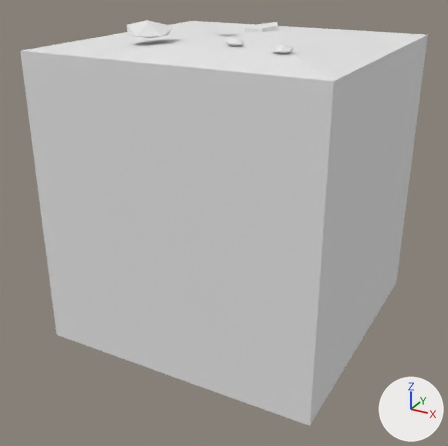
A saved change to the FBX model Assets/Tiles/Blend/Blend Rock Snow 0.fbx.
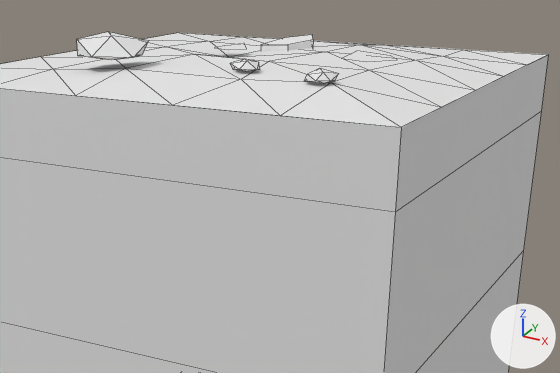
Each version appears first whole from a 50 mm lens placed at (1.96, -3.81, 1.61), pointed at (-0.04, -0.18, -0.21), and next in a close-up on the part from 17% to 97% of the width and 0% to 53% of the height. Lighting does not change. The marker at lower right points along +X, +Y and +Z. The last two pictures show the newer version. The close-ups show mesh edges as thin lines. Where no turn or scale is listed for an object, it has been applied to the vertices. Vertices at exactly the same position are counted once.

In view in the first close-up: 'Blend Rock Snow 0'.
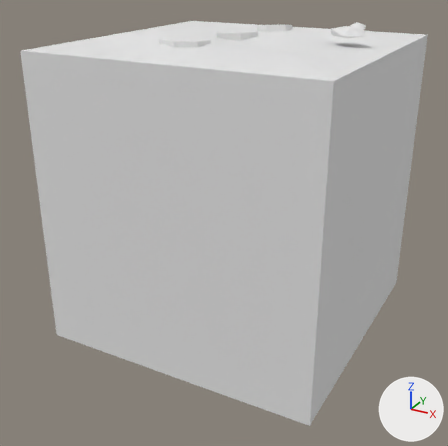
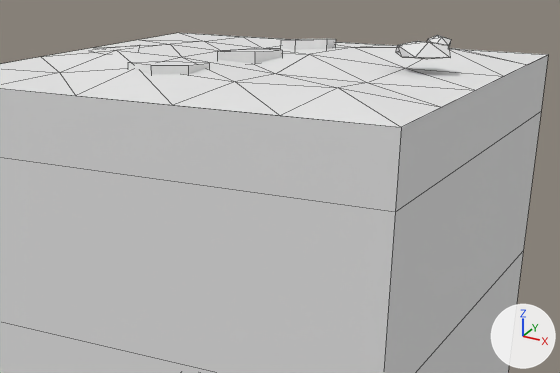
What differs and where, as boxes (x1, y1, x2, y2) in the close-ups (560 x 373 px; the box of a moved part takes in the faces that stretch with it):
'Blend Rock Snow 0', reshaped: before (0, 32, 548, 373); after (0, 33, 548, 373)
part 1 of me_blend_rock_snow_0, moved or reshaped: before (343, 51, 389, 61); after (90, 45, 140, 54)
part 2 of me_blend_rock_snow_0, moved or reshaped: before (304, 68, 338, 84); after (427, 35, 451, 46)
part 3 of me_blend_rock_snow_0, rebuilt (8% wider, 29% shorter): before (261, 35, 313, 51); after (280, 39, 336, 50)
part 4 of me_blend_rock_snow_0, deleted: before (231, 59, 260, 72)
part 5 of me_blend_rock_snow_0, deleted: before (77, 32, 148, 60)
part 6 of me_blend_rock_snow_0, cut back: (0, 33, 528, 116) in both

Diff of the bpy script that builds the scene:
```diff
--- a/Assets/Tiles/Blend/Blend Rock Snow 0.fbx.py
+++ b/Assets/Tiles/Blend/Blend Rock Snow 0.fbx.py
@@ me_blend_rock_snow_0 @@
 # used by ob_blend_rock_snow_0; location = (0.0, 0.0, 0.0)
-me_blend_rock_snow_0.from_pydata(...)  # 104 vertices, 131 faces; spans x -1.0..1.0, y -1.0..1.0, z -1.0..1.21
+me_blend_rock_snow_0.from_pydata(...)  # 107 vertices, 122 faces; spans x -1.0..1.0, y -1.0..1.0, z -1.0..1.18
+# me_blend_rock_snow_0 part 1: the loose piece of 5 vertices spanning x 0.35..0.57, y 0.03..0.26, z 1.09..1.11 is turned -73.9 degrees about the z axis through its middle and scaled by 1.01, then moved by (-1.07, -0.31, 0.0)
+# me_blend_rock_snow_0 part 2: the loose piece of 12 vertices spanning x 0.5..0.62, y -0.65..-0.55, z 1.1..1.14 is scaled about its middle by (1.01, 1.11, 1.09), then moved by (0.03, 1.22, 0.0)
+# me_blend_rock_snow_0 part 3: the loose piece of 10 vertices spanning x -0.18..0.05, y 0.36..0.58, z 1.05..1.13 is rebuilt with 10 vertices and now spans x -0.15..0.12, y 0.43..0.66, z 1.04..1.13
+# me_blend_rock_snow_0 part 4: the loose piece of 12 vertices spanning x 0.14..0.26, y -0.52..-0.42, z 1.1..1.14 is deleted
+# me_blend_rock_snow_0 part 5: the loose piece of 12 vertices spanning x -0.47..-0.2, y -0.69..-0.42, z 1.13..1.21 is deleted
+# me_blend_rock_snow_0 part 6
+# 4 vertices are removed from x -0.29..-0.15, y 0.14..0.26, z 1.09..1.11
+# 1 face is deleted
+# 17 vertices move from x -0.64..0.65, y -0.61..0.65, z 1.05..1.11 to x -0.59..0.63, y -0.61..0.64, z 1.05..1.11
+# 24 vertices are added at x -0.28..0.82, y -0.63..0.18, z 1.05..1.18
+# 7 new vertices lie (0.0, 0.0, 0.05) away from vertices in x -0.28..0.08, y -0.63..0.15, z 1.05..1.07
+# 32 new faces join them
 me_blend_rock_snow_0.materials.append(mat_tileworld_tiles)
```
